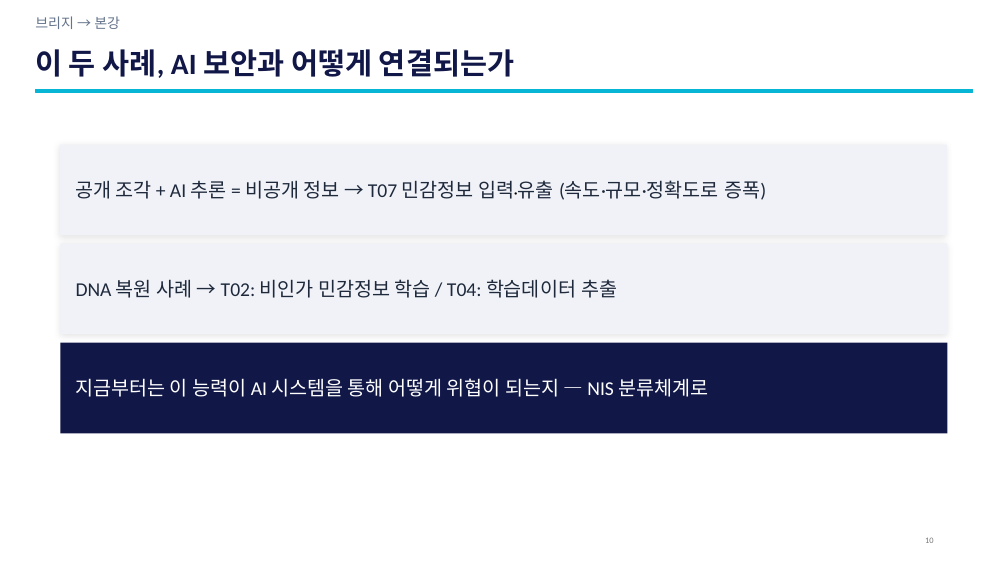
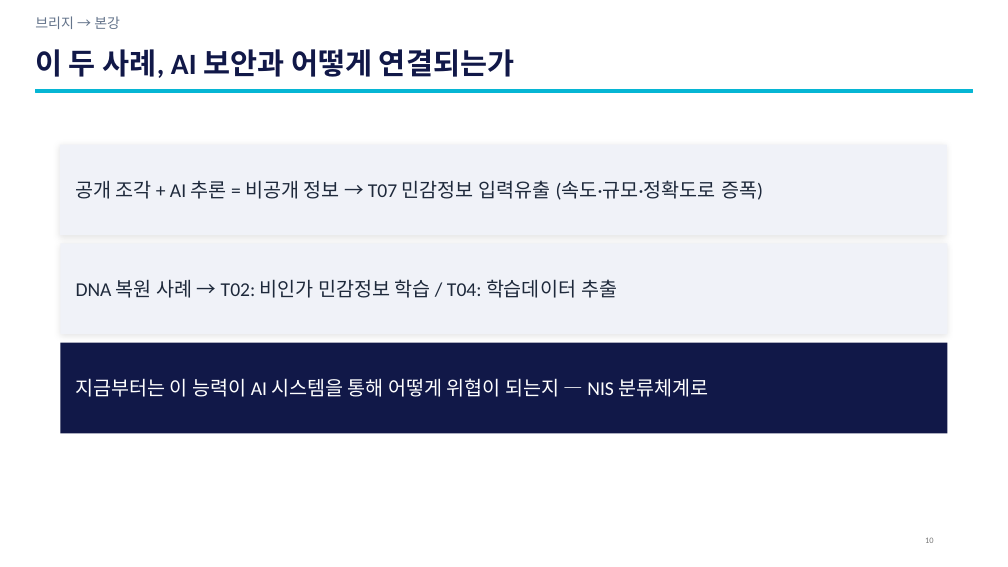
Before and after one commit to sulgik/security-workshop, a slide deck: slide 10 of ws02/class/3일차_1.pptx. Drawn at 1008x567 pixels with LibreOffice and Linux fonts; fonts in the diff are those of the drawing. Boxes give left, top, right and bottom in pixels: in the first picture for what was removed or moved away, otherwise in the second. Text is boxed around its words. In the diff, an @@ line names an element or a change of style, - is before the commit and + after.

```diff
--- a/ws02/class/3일차_1.pptx
+++ b/ws02/class/3일차_1.pptx
@@ text at [75,180,763,200]: text changed @@
-공개 조각 + AI 추론 = 비공개 정보 → T07 민감정보 입력·유출 (속도·규모·정확도로 증폭)
+공개 조각 + AI 추론 = 비공개 정보 → T07 민감정보 입력유출 (속도·규모·정확도로 증폭)
```
Also in this commit, not shown: 4 other slides changed, 33 other files.
